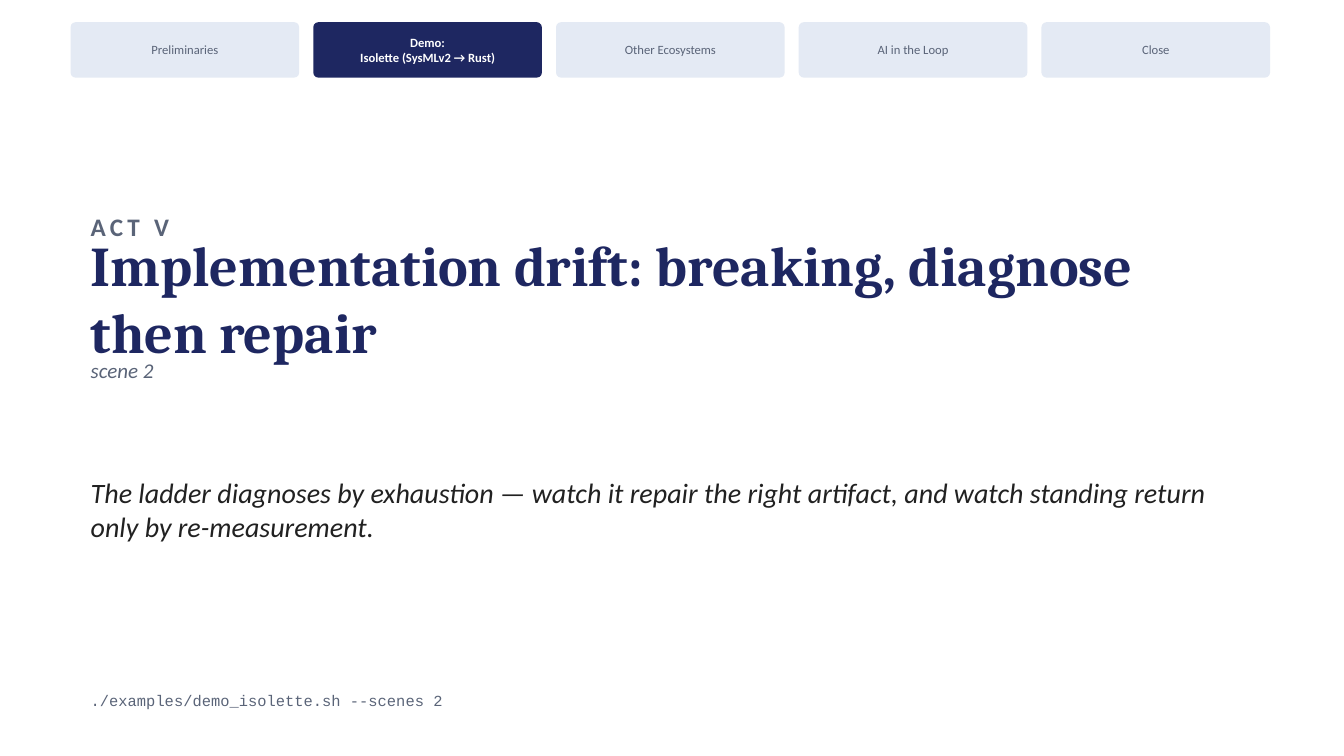
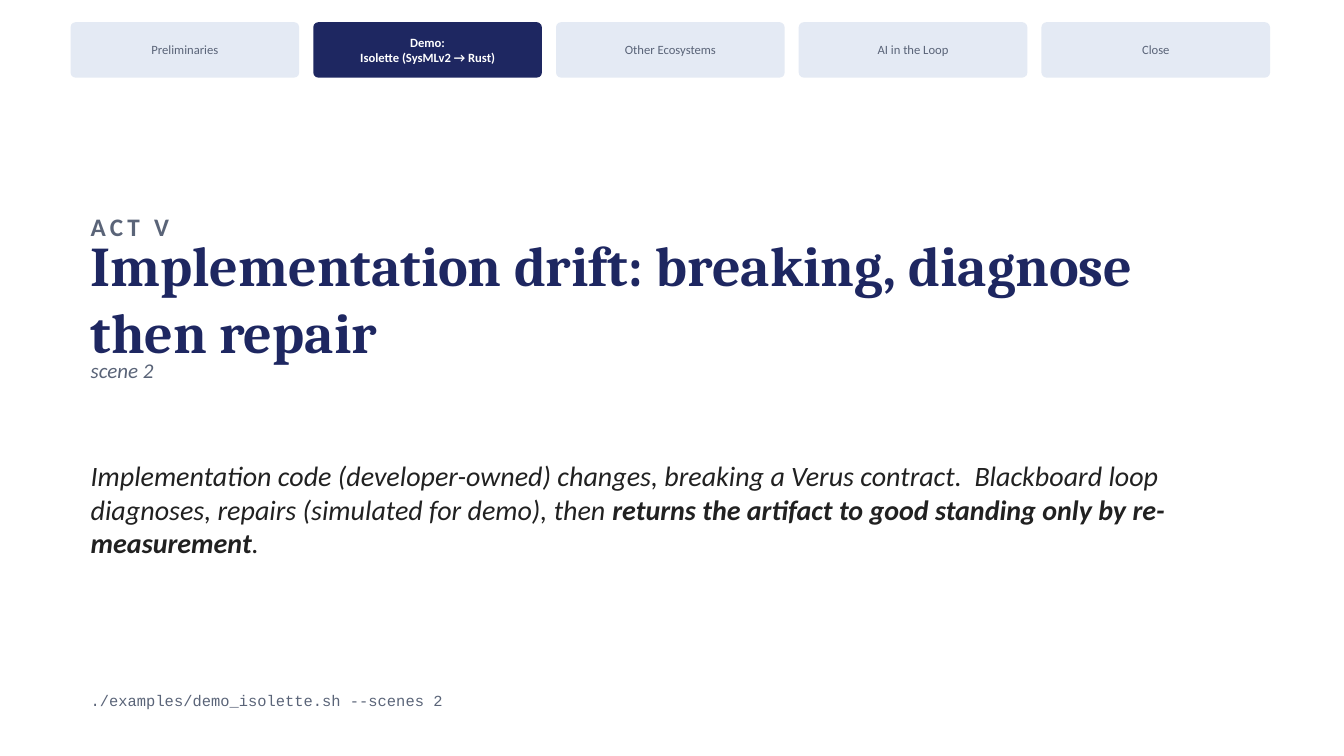
Before and after one commit to ku-sldg/pybb, a slide deck: slide 13 of docs/video_slides_draft.pptx. Drawn at 1344x756 pixels with LibreOffice and Linux fonts; fonts in the diff are those of the drawing. Boxes give left, top, right and bottom in pixels: in the first picture for what was removed or moved away, otherwise in the second. Text is boxed around its words. In the diff, an @@ line names an element or a change of style, - is before the commit and + after.

```diff
--- a/docs/video_slides_draft.pptx
+++ b/docs/video_slides_draft.pptx
@@ text at (91, 466, 1165, 554): text changed @@
-The ladder diagnoses by exhaustion — watch it repair the right artifact, and watch standing return only by re-measurement.
+Implementation code (developer-owned) changes, breaking a Verus contract. Blackboard loop diagnoses, repairs (simulated for demo), then returns the artifact to good standing only by re-measurement.
```
Also in this commit, not shown: 5 other slides changed, 3 other files.
